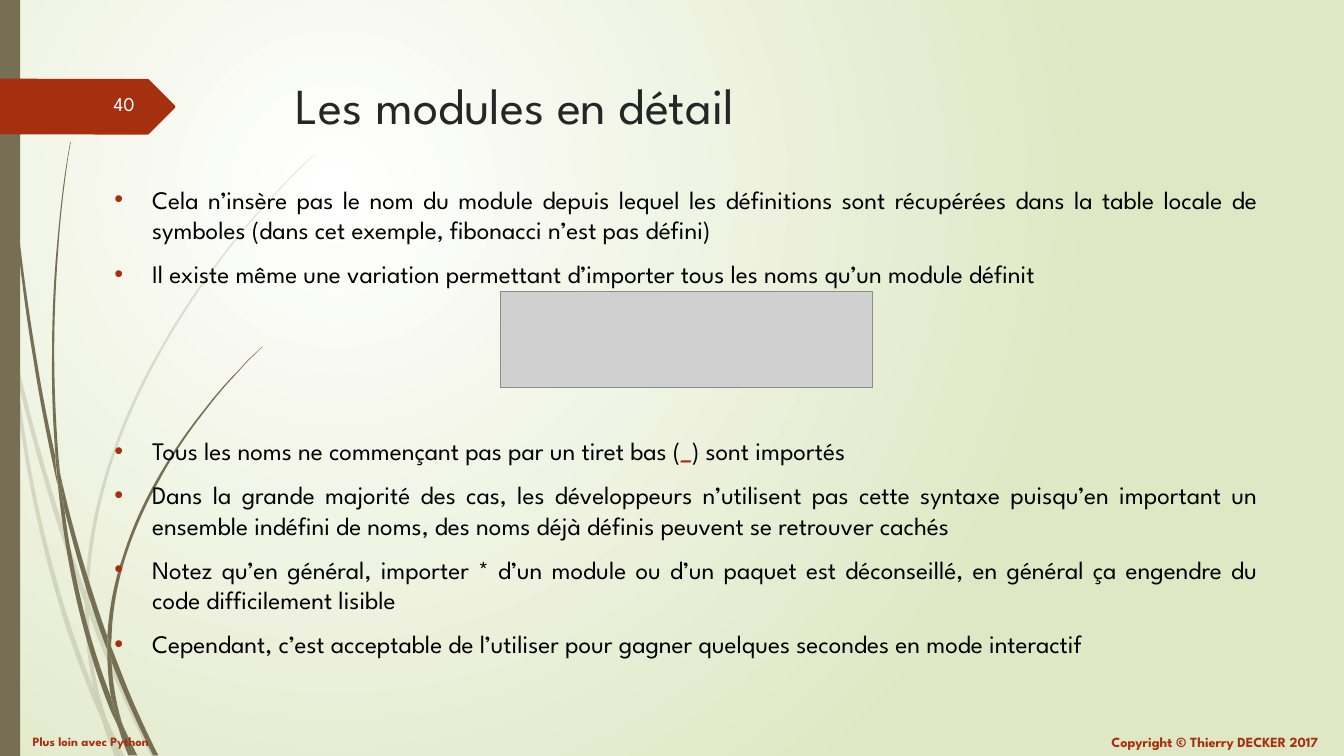
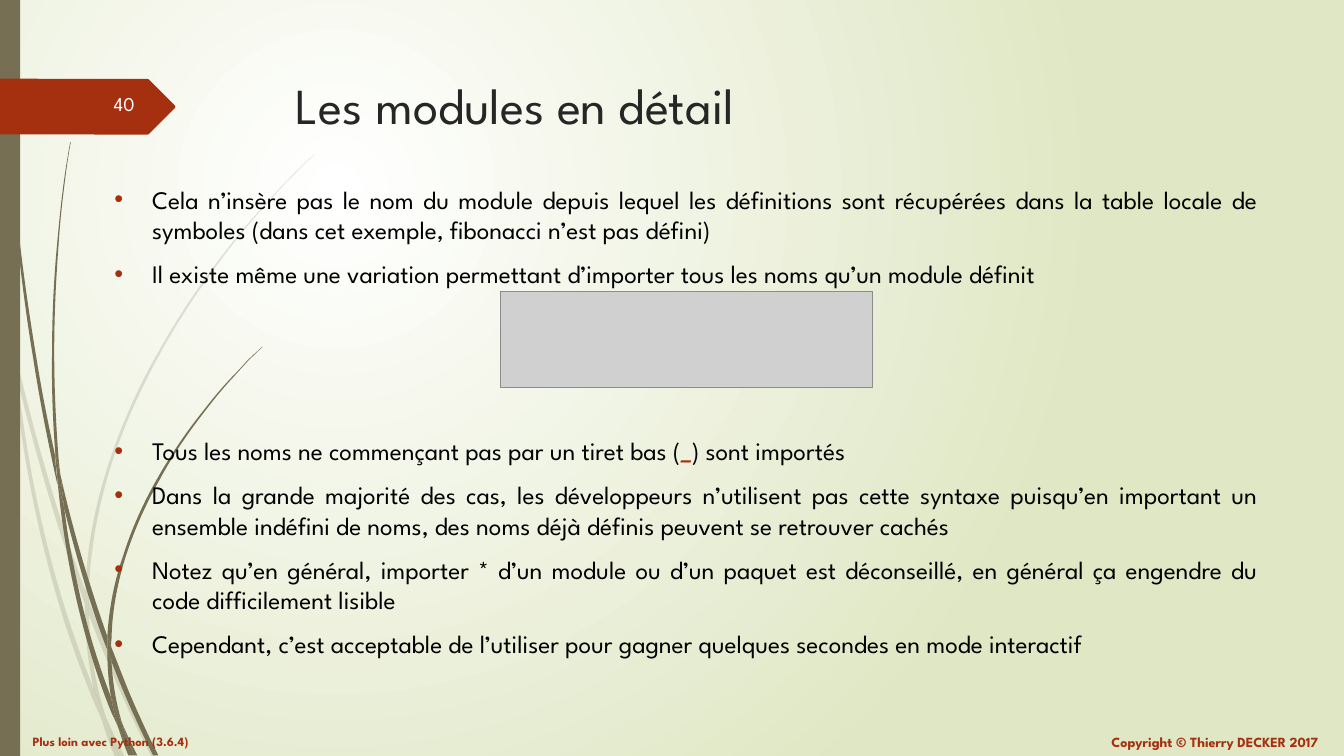
Before and after one commit to VikmanTheRacoon/learning-python, a slide deck: slide 40 of documentations/python-102.pptx. Drawn at 1344x756 pixels with LibreOffice and Linux fonts; fonts in the diff are those of the drawing; grey boxes stand for pictures. Boxes give left, top, right and bottom in pixels: in the first picture for what was removed or moved away, otherwise in the second. Text is boxed around its words. In the diff, an @@ line names an element or a change of style, - is before the commit and + after.

```diff
--- a/documentations/python-102.pptx
+++ b/documentations/python-102.pptx
@@ text at bbox=[33, 733, 188, 751]: text changed @@
-Plus loin avec Python
+Plus loin avec Python (3.6.4)
```
Also in this commit, not shown: 102 other slides changed, 3 other files.
